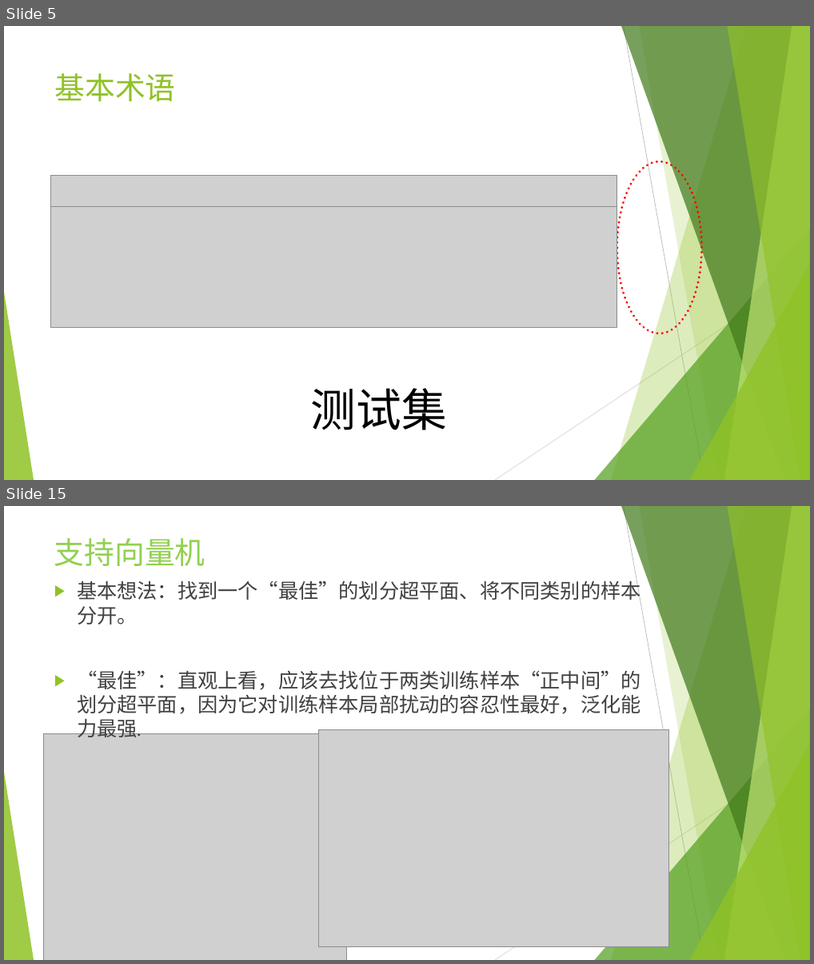
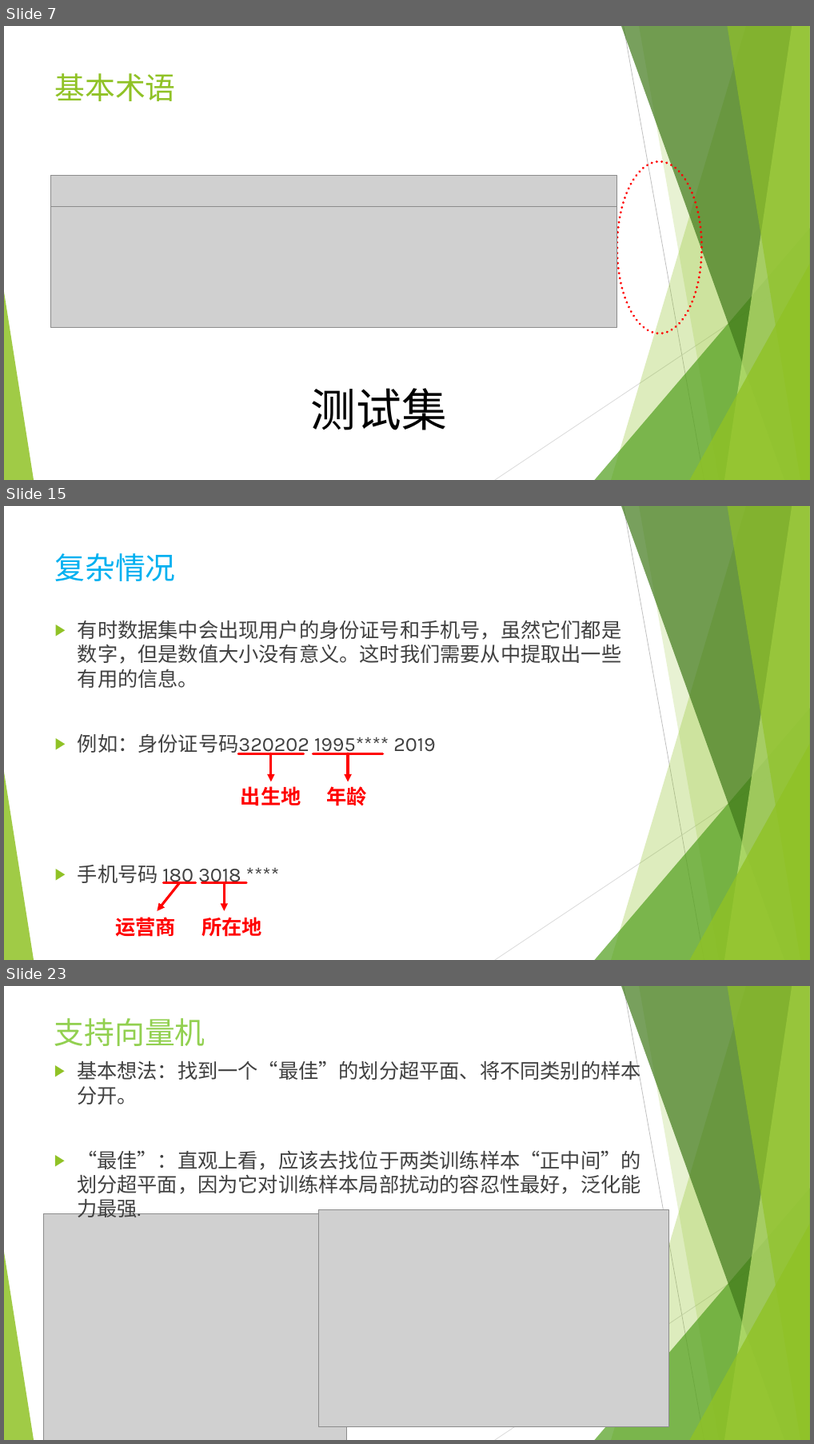
Before and after one commit to icsnju/I2EC, a slide deck: Finance/机器学习在金融行业的应用.pptx. Shown one above the other, each under a label of ours: slides 5 and 15 before the commit, slides 7, 15 and 23 after it; the slides between them are not shown. The pictures are 814x964 and 814x1444 pixels, drawn with LibreOffice and Linux fonts; fonts in the diff are those of the drawing; grey boxes stand for pictures. Boxes give left, top, right and bottom in pixels: in the first picture for what was removed or moved away, otherwise in the second. Text is boxed around its words. In the diff, an @@ line names an element or a change of style, - is before the commit and + after.

```diff
--- a/Finance/机器学习在金融行业的应用.pptx
+++ b/Finance/机器学习在金融行业的应用.pptx
@@ slide 15 added at (4, 506, 810, 960), background #FFFFFF; not listed: 10 template elements that a slide beside it also shows @@
@@ title added at (55, 553, 176, 581), 36 pt, text #00B0F0 @@
+复杂情况
@@ text added at (78, 620, 622, 887), 24 pt, text #404040 @@
+▶ 有时数据集中会出现用户的身份证号和手机号，虽然它们都是数字，但是数值大小没有意义。这时我们需要从中提取出一些有用的信息。
+▶ 例如：身份证号码320202 1995**** 2019
+▶ 手机号码 180 3018 ****
@@ line added from (303, 753) to (238, 753), #FF0000 3 pt @@
@@ arrow added from (271, 753) to (271, 782), #FF0000 3 pt @@
@@ line added from (383, 753) to (313, 753), #FF0000 3 pt @@
@@ arrow added from (348, 753) to (348, 782), #FF0000 3 pt @@
@@ text added at (241, 786, 302, 806), 24 pt, text #FF0000, bold @@
+出生地
@@ text added at (327, 786, 367, 806), 24 pt, text #FF0000, bold @@
+年龄
@@ arrow added from (179, 882) to (157, 911), #FF0000 3 pt @@
@@ line added from (196, 882) to (164, 882), #FF0000 3 pt @@
@@ line added from (246, 882) to (202, 882), #FF0000 3 pt @@
@@ arrow added from (224, 882) to (224, 911), #FF0000 3 pt @@
@@ text added at (115, 916, 176, 936), 24 pt, text #FF0000, bold @@
+运营商
@@ text added at (202, 916, 262, 936), 24 pt, text #FF0000, bold @@
+所在地
@@ what was slide 5 is now slide 7 @@
@@ what was slide 15 is now slide 23 @@
```
Also in this commit, not shown: 3 slides changed, 14 other slides added, 9 slides removed.
